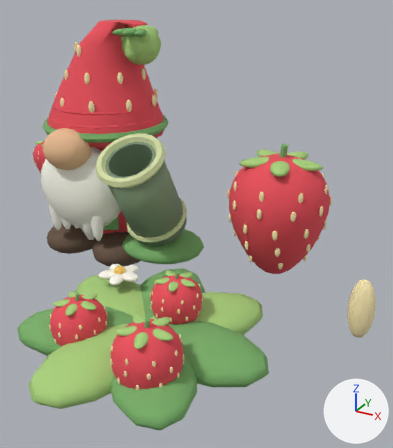
The Blender file art/strawberry.blend: old version first, new version second.
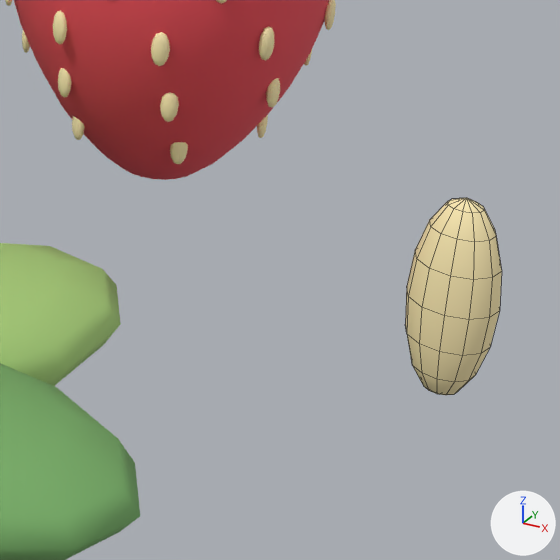
Each version is shown whole from a 50 mm lens placed at (1.577, -2.396, 1.649), pointed at (0.377, -0.213, 0.558), then close up on the part from 58% to 100% of the width and 49% to 86% of the height. The axes (+X, +Y, +Z) are drawn at lower right. The lights are the same throughout. The first two pictures are the older version. The close-ups show mesh edges as thin lines.

Script lines for the objects in view, before the commit:
```python
ob_strawberry_bush = bpy.data.objects.new('strawberry-bush', me_sphere_146)
ob_strawberry_bush.location = (0.35, -0.65, 0.0)
ob_strawberry_bush.scale = (0.34, 0.19, 0.09)
ob_strawberry_fruit = bpy.data.objects.new('strawberry-fruit', me_sphere_097)
ob_strawberry_fruit.location = (0.65, 0.2, 0.5)
ob_strawberry_fruit.scale = (0.4, 0.4, 0.4)
ob_strawberry_seed = bpy.data.objects.new('strawberry-seed', me_sphere_145)
ob_strawberry_seed.location = (1.2, -0.1, 0.25)
ob_strawberry_seed.scale = (0.064, 0.0496, 0.16)
```
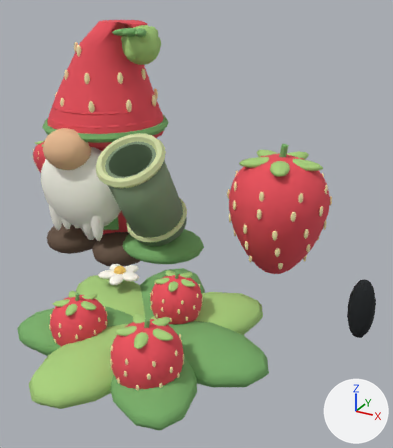
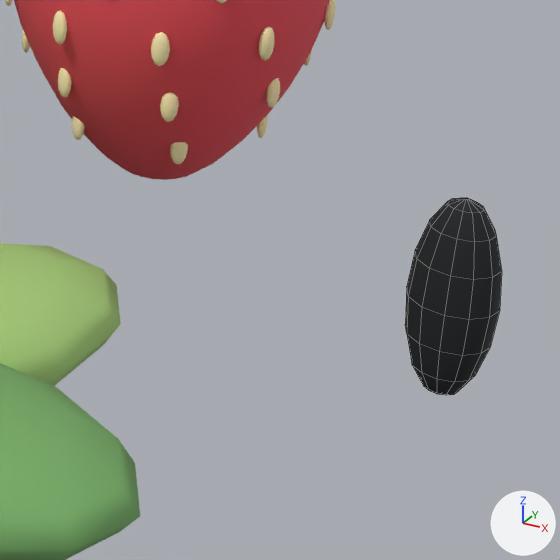
What differs and where, as boxes [x1, y1, x2, y2] in the close-ups (560 x 560 px):
'strawberry-seed', recoloured (beige to black)
    both: [405, 198, 502, 395]

Patch to the scene script:
```diff
--- a/art/strawberry.blend.py
+++ b/art/strawberry.blend.py
@@ mat_berry_shrapnel @@
+mat_berry_shrapnel = principled_material('berry-shrapnel')
+mat_berry_shrapnel.base_color = (0.009, 0.012, 0.014)  # black #181d1f
+mat_berry_shrapnel.roughness = 0.86
@@ me_sphere_145 @@
 me_sphere_145.from_pydata(...)  # 86 vertices, 96 faces; spans x -1.0..1.0, y -1.0..1.0, z -1.0..1.0
-me_sphere_145.materials.append(mat_berry_seed)  # beige #feecb5
+me_sphere_145.materials.append(mat_berry_shrapnel)  # black #181d1f
```
